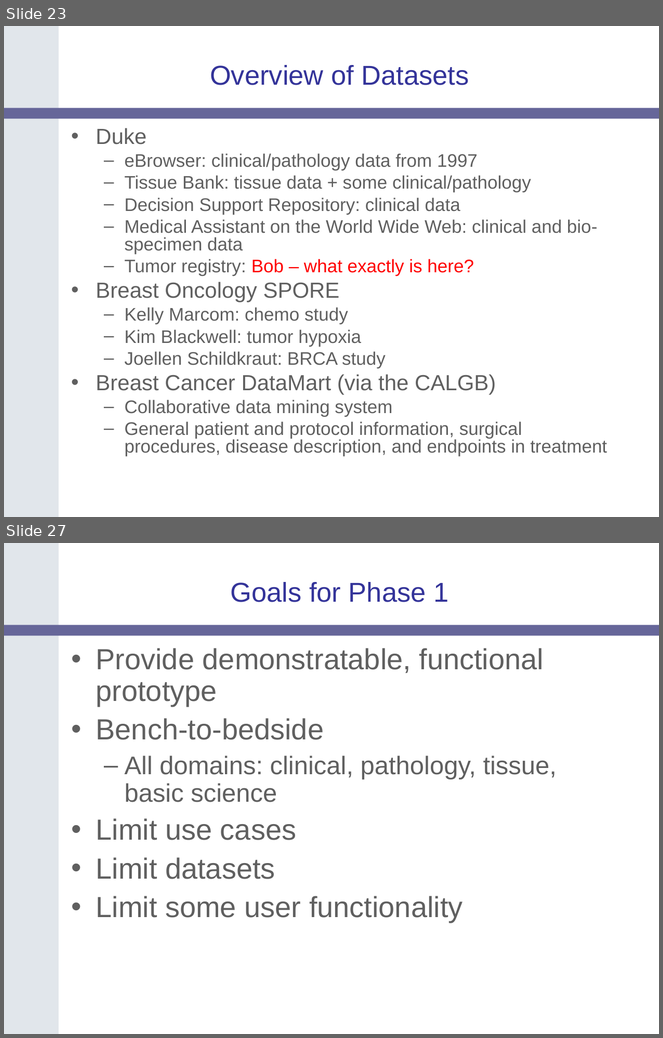
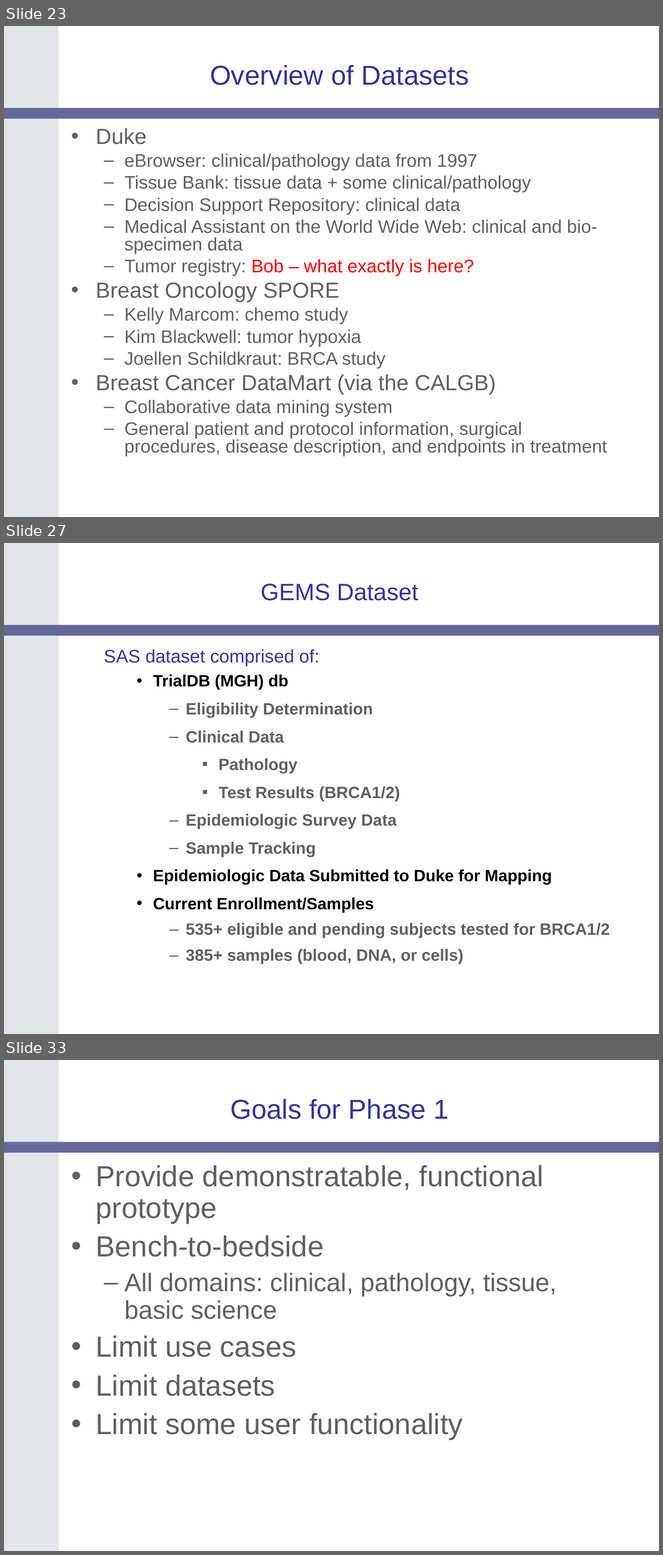
Before and after one commit to NCIP/catrip, a slide deck: catrip/documentation/presentations/catrip_f2f_2006_05/catrip_f2f_introduction_2006_05.ppt. Shown one above the other, each under a label of ours: slides 23 and 27 before the commit, slides 23, 27 and 33 after it; the slides between them are not shown. The pictures are 663x1038 and 663x1555 pixels, drawn with LibreOffice and Linux fonts; fonts in the diff are those of the drawing; background and template pictures are left out. Boxes give left, top, right and bottom in pixels: in the first picture for what was removed or moved away, otherwise in the second. Text is boxed around its words. In the diff, an @@ line names an element or a change of style, - is before the commit and + after.

Commit message:
added GEMS
SVN-Revision: 65

```diff
--- a/catrip/documentation/presentations/catrip_f2f_2006_05/catrip_f2f_introduction_2006_05.ppt
+++ b/catrip/documentation/presentations/catrip_f2f_2006_05/catrip_f2f_introduction_2006_05.ppt
@@ slide 27 added at <box>4,543,659,1034</box>, background #FFFFFF; not listed: 2 template elements that a slide beside it also shows @@
@@ title added at <box>261,584,418,601</box>, 26 pt, text #333399 @@
+GEMS Dataset
@@ text added at <box>104,649,610,964</box>, 18 pt, text #5F5F5F, bold @@
+  SAS dataset comprised of:
+    • TrialDB (MGH) db
+      – Eligibility Determination
+      – Clinical Data
+        ▪ Pathology
+        ▪ Test Results (BRCA1/2)
+      – Epidemiologic Survey Data
+      – Sample Tracking
+    • Epidemiologic Data Submitted to Duke for Mapping
+    • Current Enrollment/Samples
+      – 535+ eligible and pending subjects tested for BRCA1/2
+      – 385+ samples (blood, DNA, or cells)
@@ what was slide 27 is now slide 33 @@
```
Also in this commit, not shown: 4 slides changed, 11 other slides added, 6 slides removed.
